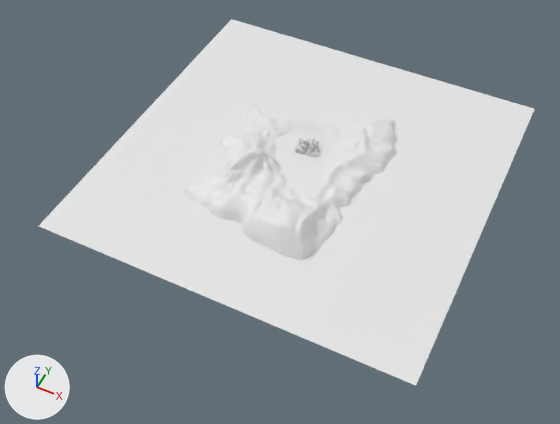
An edit to the Blender file world for us/Assets/Blender/world-for-us.blend, drawn before and after from the same camera.
Camera for both pictures: a camera (50 mm lens) standing at (244.0, -547.0, 580.0) and looking at (-1.0, -57.0, -32.0). Every picture has the same lights, and +X, +Y and +Z are marked at lower left.

The first picture shows 'Cityscape', 'Plane', 'World Base'.
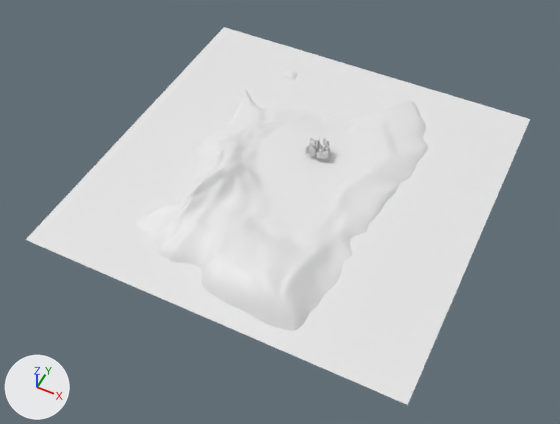
What differs and where, as boxes (x1, y1, x2, y2) in the pictures (560 x 424 px):
'Plane', moved: before (39, 19, 534, 386); after (26, 27, 530, 405)
'World Base', reshaped, moved, rescaled (34% wider, 53% taller): before (181, 102, 398, 260); after (136, 89, 428, 331)
'Cityscape', moved: before (295, 137, 320, 157); after (306, 137, 331, 159)
part 1 of me_cube_028, cut back: before (181, 102, 398, 260)

What the commit changed:
me_cube_028 is used by ob_world_base; location (0.0, 0.0, 4.0); scale (1.0, 1.0, 6.0).
me_cube_028 had 106490 vertices, 106111 faces, 20 loose edges and spanned x -107.0..91.0, y -129.0..116.0, z -3.0..4.0.
me_cube_028 now has 14434 vertices, 15244 faces, 15 loose edges and spans x -107.0..143.0, y -129.0..115.0, z -3.0..4.0.
me_cube_028 part 1: 2664 vertices moved within x -107.0..73.0, y -127.0..102.0, z -3.0..4.0; 97380 vertices removed from x -107.0..91.0, y -129.0..116.0, z -3.0..4.0; 5324 vertices added at x -98.0..143.0, y -129.0..115.0, z -3.0..4.0.
Object 'World Base' (ob_world_base) moves from (0.0, 0.0, 4.0) to (-20.0, -10.0, 0.0).
Object 'World Base' (ob_world_base) is rescaled from (1.0, 1.0, 6.0) to (1.0, 1.56, 6.0).
Object 'Plane' (ob_plane) moves from (0.0, 0.0, -10.0) to (0.0, -20.0, -10.0).
Object 'Cityscape' (ob_cityscape) moves from (-2.0, 8.1, 6.0) to (10.0, 10.0, 10.0).
